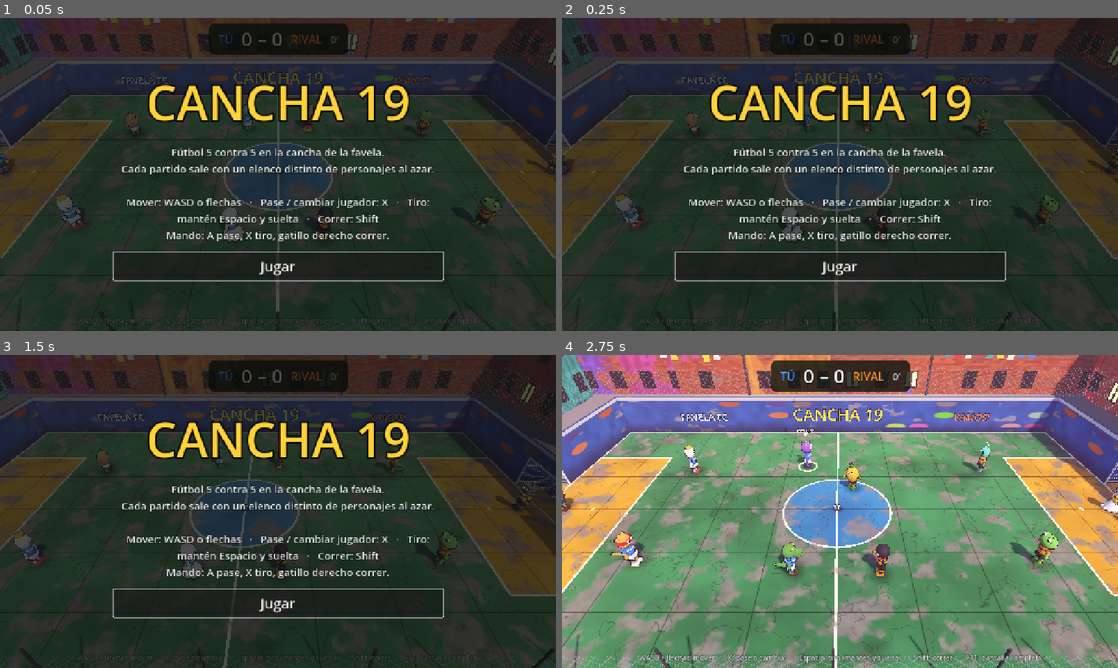
Above: before the commit, frames 1-4 (two rows, left to right).
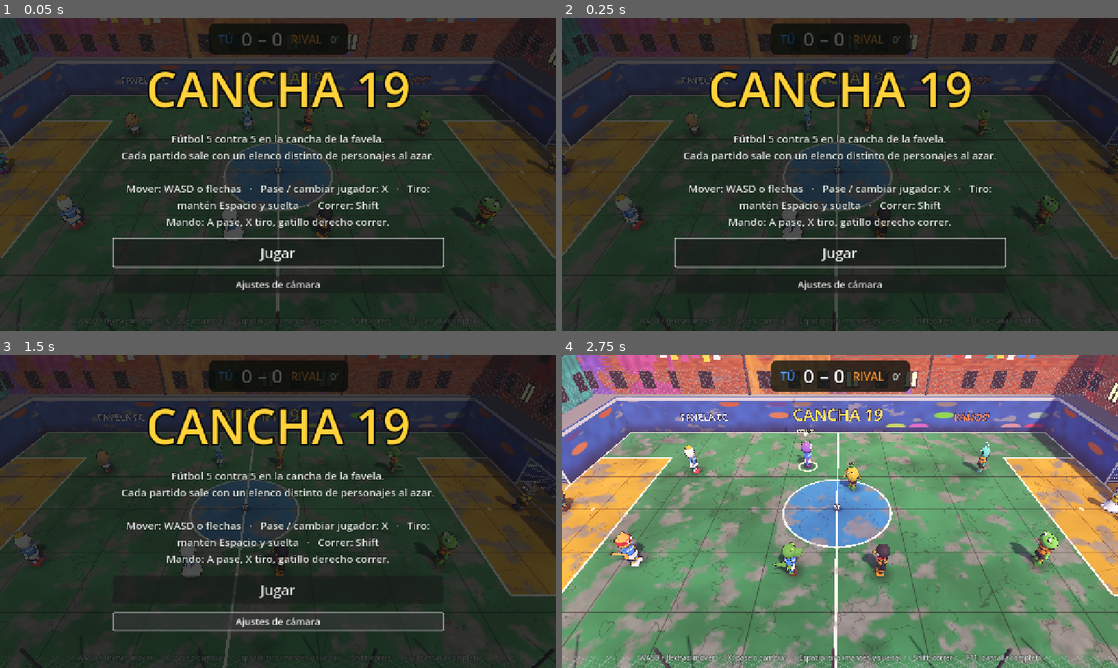
Above: after the commit, the same moments.

Repository: WesleyRivera/cancha19.exe
Game: Godot game, scene res://main.tscn
Two runs of this game, one before a commit and one after it. Both use one fixed random seed, a clock stepped at 60 frames per second and the inputs below.
Inputs (mouse positions are in pixels of both pictures, inside the frame that each line leads up to):
- Up to frame 1 (0.05 s): no input
- Up to frame 2 (0.25 s): no input
- Up to frame 3 (1.5 s): click (278, 621) at 0.5 s, where only the run after the commit has a clickable "Ajustes de cámara"; click (278, 583) at 1.25 s, where only the run after the commit has a clickable "Ajustes de cámara"
- Up to frame 4 (2.75 s): click "Jugar" at 2 s

The runs differ from the first frame. In frame 1, 10% of the frame differs, in the area x 20-80%, y 16-88%; in frame 2, 10%; in frame 3, 10%, in the area x 20-80%, y 16-89%; in frame 4, nothing differs.

Commit message:
Add selectable broadcast camera presets and camera settings

Diff:
--- a/scripts/main.gd
+++ b/scripts/main.gd
@@ -77,6 +77,13 @@
 var ov_title: Label
 var ov_text: Label
 var ov_btn: Button
+var cam_options: OptionButton
+var cam_height_slider: HSlider
+var cam_zoom_slider: HSlider
+var cam_settings_box: VBoxContainer
+var cam_height := 13.5
+var cam_fov := 52.0
+var cam_mode := 0
 
 var autotest := false
 var shot_dir := ""
@@ -300,7 +307,65 @@
 	ov_btn.custom_minimum_size = Vector2(260, 64)
 	ov_btn.pressed.connect(_start)
 	vb.add_child(ov_btn)
+
+	var settings_btn := Button.new()
+	settings_btn.text = "Ajustes de cámara"
+	settings_btn.add_theme_font_size_override("font_size", 22)
+	settings_btn.pressed.connect(_toggle_camera_settings)
+	vb.add_child(settings_btn)
+
+	cam_settings_box = VBoxContainer.new()
+	cam_settings_box.add_theme_constant_override("separation", 8)
+	cam_settings_box.visible = false
+	vb.add_child(cam_settings_box)
+	var cam_title := _label("PERSPECTIVA", 20, Color("#ffd23a"))
+	cam_settings_box.add_child(cam_title)
+	cam_options = OptionButton.new()
+	cam_options.add_item("TV - transmisión diagonal")
+	cam_options.add_item("Cooperativa - más amplia")
+	cam_options.add_item("Lateral - vista de banda")
+	cam_options.add_item("Dinámica - sigue más la jugada")
+	cam_options.add_item("Clásica - cámara elevada")
+	cam_options.selected = 0
+	cam_options.item_selected.connect(_on_camera_mode_selected)
+	cam_settings_box.add_child(cam_options)
+	cam_settings_box.add_child(_label("Altura de cámara", 16))
+	cam_height_slider = HSlider.new()
+	cam_height_slider.min_value = 9.0
+	cam_height_slider.max_value = 23.0
+	cam_height_slider.step = 0.5
+	cam_height_slider.value = cam_height
+	cam_height_slider.custom_minimum_size = Vector2(360, 24)
+	cam_height_slider.value_changed.connect(_on_camera_height_changed)
+	cam_settings_box.add_child(cam_height_slider)
+	cam_settings_box.add_child(_label("Campo de visión / zoom", 16))
+	cam_zoom_slider = HSlider.new()
+	cam_zoom_slider.min_value = 38.0
+	cam_zoom_slider.max_value = 72.0
+	cam_zoom_slider.step = 1.0
+	cam_zoom_slider.value = cam_fov
+	cam_zoom_slider.custom_minimum_size = Vector2(360, 24)
+	cam_zoom_slider.value_changed.connect(_on_camera_zoom_changed)
+	cam_settings_box.add_child(cam_zoom_slider)
+
 	_show_overlay("CANCHA 19", "Fútbol 5 contra 5 en la cancha de la favela.\nCada partido sale con un elenco distinto de  …(191 unchanged characters)…
+
+
+func _toggle_camera_settings() -> void:
+	cam_settings_box.visible = not cam_settings_box.visible
+
+
+func _on_camera_mode_selected(index: int) -> void:
+	cam_mode = index
+
+
+func _on_camera_height_changed(value: float) -> void:
+	cam_height = value
+
+
+func _on_camera_zoom_changed(value: float) -> void:
+	cam_fov = value
+	cam.fov = cam_fov
 
 
 func _show_overlay(title: String, text: String, btn: String) -> void:
@@ -732,7 +797,19 @@
 	else:
 		tgt = Vector3(clampf(bpos.x + bvel.x * 0.15, -12.0, 12.0), 0.0, clampf(bpos.y + bvel.y * 0.15, -4.0, 4.0) * 0.6)
 	cam_t = cam_t.lerp(tgt, 1.0 - exp(-dt * 4.0))
-	cam.position = cam_t + Vector3(0.0, 13.5, 17.0)
+	var offset := Vector3(0.0, cam_height, 17.0)
+	match cam_mode:
+		1: # Cooperativa: encuadre mas abierto y alto
+			offset = Vector3(0.0, cam_height + 5.0, 20.0)
+		2: # Lateral: camara desde la banda
+			offset = Vector3(0.0, cam_height * 0.78, 21.0)
+		3: # Dinamica: menor distancia y seguimiento mas cercano
+			offset = Vector3(-2.0, cam_height * 0.82, 13.5)
+			tgt.x = clampf(bpos.x + bvel.x * 0.28, -14.0, 14.0)
+			tgt.z = clampf(bpos.y + bvel.y * 0.28, -5.5, 5.5) * 0.7
+		4: # Clasica: vista elevada casi cenital
+			offset = Vector3(0.0, cam_height + 8.0, 10.0)
+	cam.position = cam_t + offset
 	cam.look_at(cam_t + Vector3(0.0, 0.0, 0.3))
 
 
